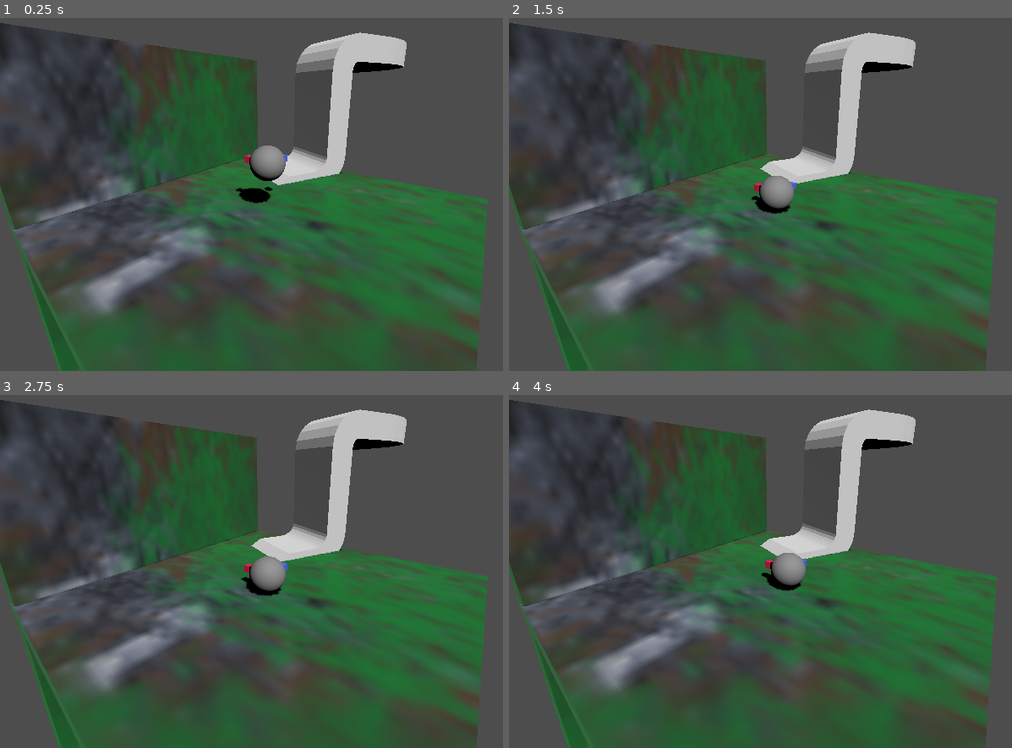
Above: before the commit, frames 1-4 (two rows, left to right).
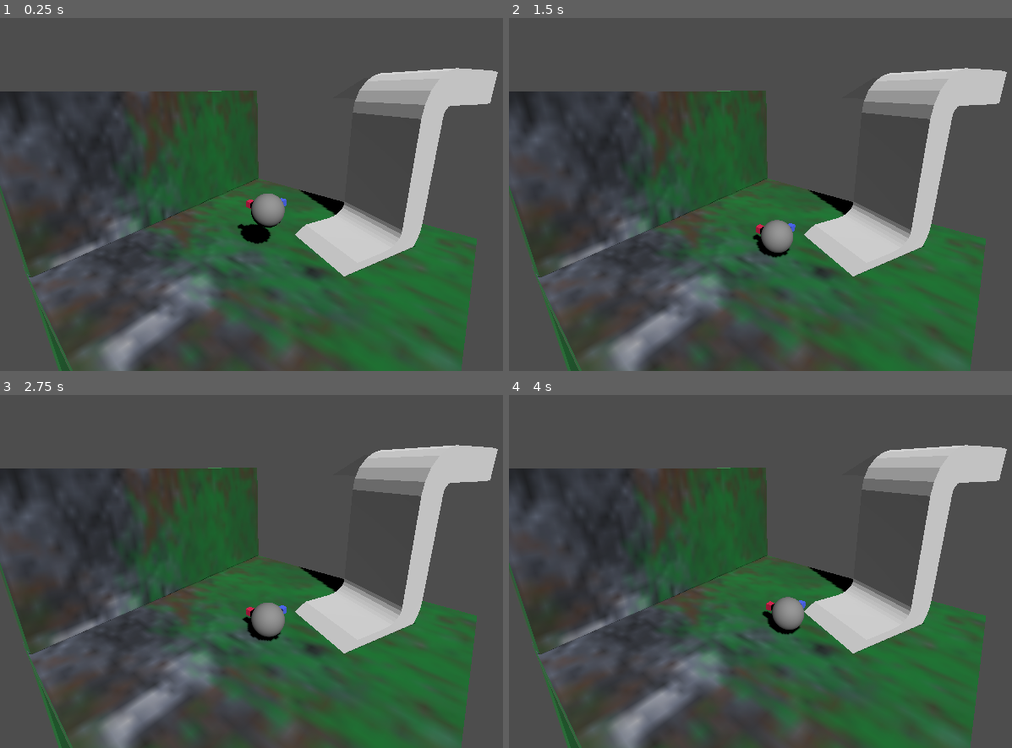
Above: after the commit, the same moments.

Repository: LettucePie/druid
Game: Godot game, scene res://stages/stage_0.tscn
Same seed, same stepped clock (60 frames per second), same inputs: the game is played once before the commit and once after it.
Inputs:
- Up to frame 1 (0.25 s): no input
- Up to frame 2 (1.5 s): tap Enter at 0.5 s; hold Right (ui_right) 0.53-1.28 s; tap D (stick_l_x+) at 0.6 s; tap Space at 1.25 s; hold Down (ui_down) from 1.28 s (still down); tap A (stick_l_x-) at 1.35 s
- Up to frame 3 (2.75 s): tap Enter at 2 s; release Down (ui_down) at 2.03 s; hold Right (ui_right) from 2.03 s (still down); tap S (stick_l_y+) at 2.1 s
- Up to frame 4 (4 s): tap Space at 2.75 s; release Right (ui_right) at 2.78 s; hold Up (ui_up) 2.78-3.53 s; tap W (stick_l_y-) at 2.85 s; tap Enter at 3.5 s; hold Left (ui_left) from 3.53 s (still down); tap D (stick_l_x+) at 3.6 s

The runs differ from the first frame. In frame 1, 39% of the frame differs, in the area x 0-99%, y 1-100%; in frame 2, 39%; in frame 3, 39%; in frame 4, 39%.

Commit message:
started adding floor snapping

Diff:
--- a/core/player.gd
+++ b/core/player.gd
@@ -13,12 +13,15 @@
 
 func _ready():
 	current_cam = get_viewport().get_camera_3d()
-	motion_mode = 1
+	motion_mode = 0
 	floor_max_angle = PI
 
 
-func update_up():
-	pass
+func update_up(up : Vector3):
+	previous_normal = get_up_direction()
+	set_up_direction(up)
+	$magnet_ray.target_position = up * -1.0
+	print("Update Up Direction ", get_up_direction())
 
 
 func _physics_process(delta):
@@ -26,26 +29,32 @@
 	var col = get_last_slide_collision()
 	if col != null:
 		if col.get_normal() != get_up_direction():
-			previous_normal = get_up_direction()
-			set_up_direction(col.get_normal())
-			print("Update Up Direction ", get_up_direction())
+			update_up(col.get_normal())
 	var input_h = Input.get_axis("stick_l_x-", "stick_l_x+")
 	var input_v = Input.get_axis("stick_l_y-", "stick_l_y+")
 	var input_vec : Vector3 = Vector3(input_h, 0, input_v)
 	var direction = input_vec.rotated(Vector3.UP, current_cam.rotation.y).normalized()
-	if get_up_direction() != Vector3.UP:
+	var floor_angle : float = Vector3.UP.angle_to(get_up_direction())
+#	print(floor_angle, " / ", (PI / 6))
+	if floor_angle > (PI / 6):
 #		direction = input_vec.slide(get_up_direction())
 		direction = direction.rotated(
 			Vector3.UP.cross(get_up_direction()).normalized(),
-			Vector3.UP.angle_to(get_up_direction())
+			floor_angle
 		).normalized()
 	if is_on_floor() or is_on_wall():
-		print("Floor: ", is_on_floor(), " Wall: ", is_on_wall())
+#		print("Floor: ", is_on_floor(), " Wall: ", is_on_wall())
 		velocity = direction * SPEED
 	else:
-		print("falling")
-		set_up_direction(Vector3.UP)
-		velocity.y -= gravity * delta
+#		print("falling")
+		if $magnet_ray.is_colliding() and floor_angle > (PI / 6):
+#			print("pull to wall")
+			velocity -= get_up_direction() * (gravity * delta)
+		else:
+#			print("disconnected from wall, traditional fall")
+			if get_up_direction() != Vector3.UP:
+				update_up(Vector3.UP)
+			velocity.y -= gravity * delta
 	move_and_slide()
 
 
--- a/core/player.tscn
+++ b/core/player.tscn
@@ -39,6 +39,10 @@
 transform = Transform3D(1, 0, 0, 0, 1, 0, 0, 0, 1, 0, 0, -0.707599)
 mesh = SubResource("BoxMesh_55uq3")
 
-[node name="z2" type="MeshInstance3D" parent="."]
+[node name="x" type="MeshInstance3D" parent="."]
 transform = Transform3D(1, 0, 0, 0, 1, 0, 0, 0, 1, -0.708, 0, 0)
 mesh = SubResource("BoxMesh_aftjj")
+
+[node name="magnet_ray" type="RayCast3D" parent="."]
+debug_shape_custom_color = Color(0.501961, 0, 0.847059, 1)
+debug_shape_thickness = 5
--- a/stages/stage_0.tscn
+++ b/stages/stage_0.tscn
@@ -16,7 +16,7 @@
 [node name="stage_0" type="Node3D"]
 
 [node name="Room_Cam" type="Camera3D" parent="."]
-transform = Transform3D(0.771658, -0.190021, 0.606989, 0, 0.954329, 0.298758, -0.636038, -0.230539, 0.736416, 4.51547, 3.58306, 5.35311)
+transform = Transform3D(0.771658, -0.190021, 0.606989, 0, 0.954329, 0.298758, -0.636038, -0.230539, 0.736416, 4.51547, 5.02769, 5.35311)
 current = true
 
 [node name="player" parent="." instance=ExtResource("1_sw48k")]
@@ -45,4 +45,4 @@
 shadow_enabled = true
 
 [node name="winding_shape_a" parent="." instance=ExtResource("3_g1715")]
-transform = Transform3D(0.185264, 0, 0.452823, 0, 0.489256, 0, -0.452823, 0, 0.185264, -1.05607, 1.53157, -4.70339)
+transform = Transform3D(0.185264, 0, 0.452823, 0, 0.489256, 0, -0.452823, 0, 0.185264, 2.24346, 1.53157, -3.35345)
